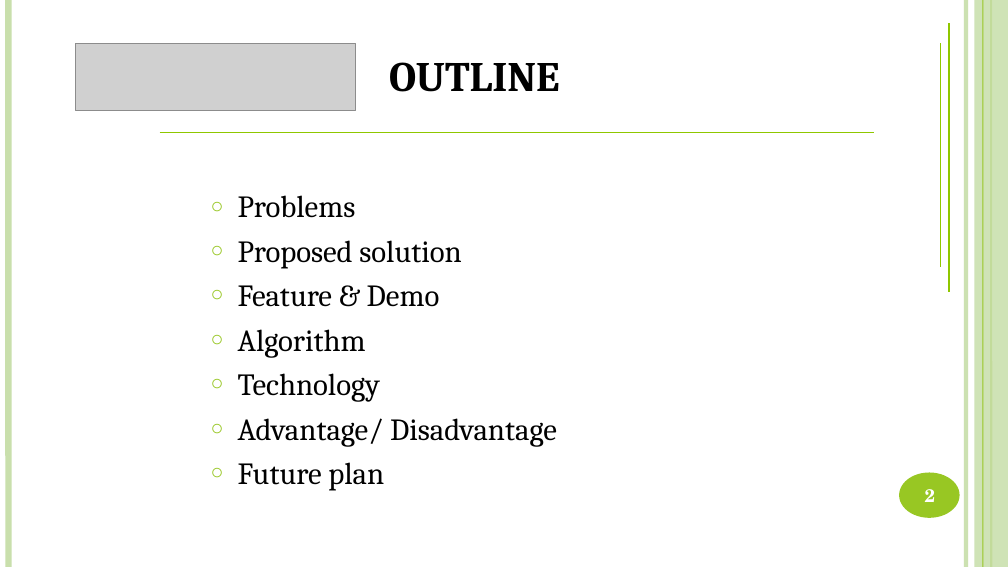
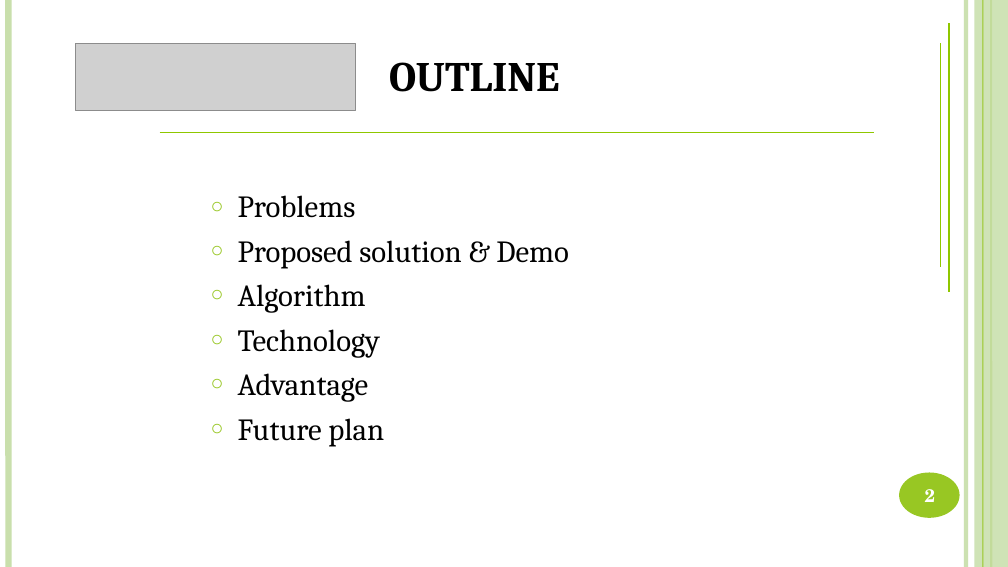
Before and after one commit to DanhLT2/Slide-Unistar, a slide deck: slide 2 of Slide-UniStar/UniStar.pptx. Drawn at 1008x567 pixels with LibreOffice and Linux fonts; fonts in the diff are those of the drawing; grey boxes stand for pictures. Boxes give left, top, right and bottom in pixels: in the first picture for what was removed or moved away, otherwise in the second. Text is boxed around its words. In the diff, an @@ line names an element or a change of style, - is before the commit and + after.

```diff
--- a/Slide-UniStar/UniStar.pptx
+++ b/Slide-UniStar/UniStar.pptx
@@ text at [238, 240, 569, 269]: text changed @@
-○ Proposed solution
-○ Feature & Demo
+○ Proposed solution & Demo
@@ text at [238, 373, 369, 402]: text changed @@
-○ Advantage/ Disadvantage
+○ Advantage
```
Also in this commit, not shown: 13 other slides changed, 21 slides added, 5 slides removed, 2 other files.
